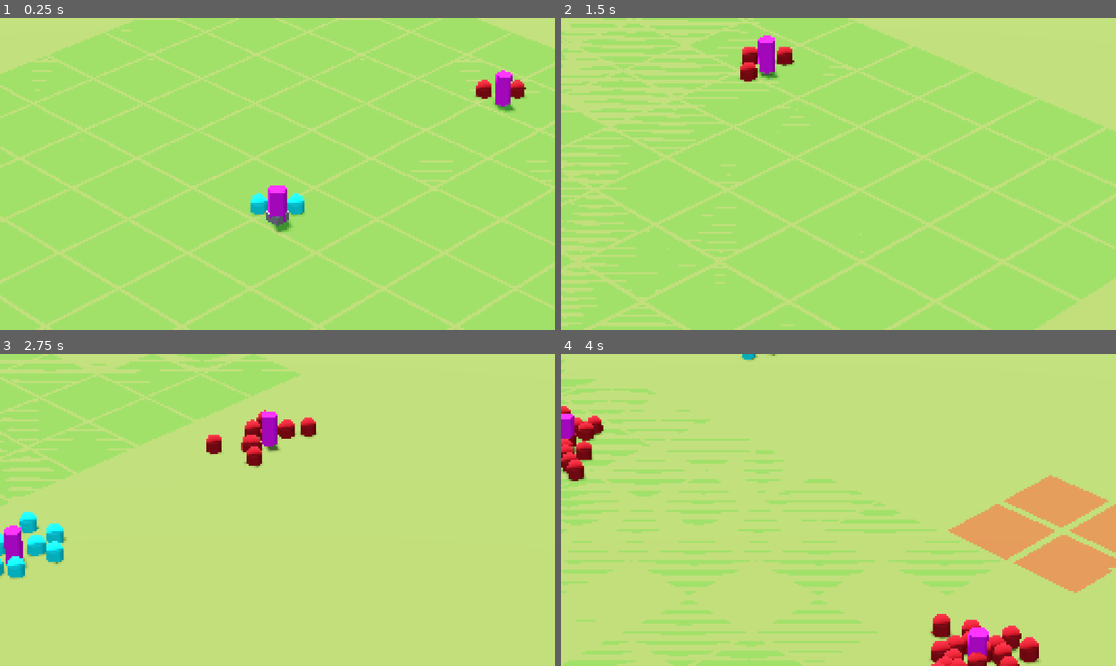
Above: before the commit, frames 1-4 (two rows, left to right).
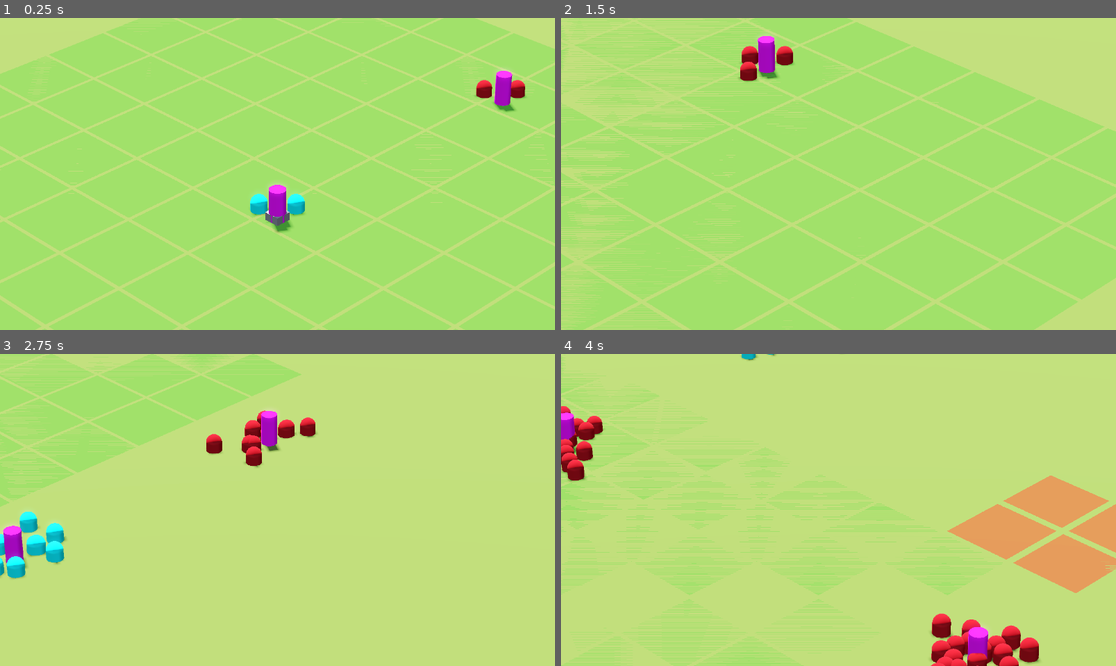
Above: after the commit, the same moments.

Repository: jalejr/Incrememental
Game: Godot game, scene res://scenes/game/game.tscn
Same seed, same stepped clock (60 frames per second), same inputs: the game is played once before the commit and once after it. The engine's default icon, where the game draws it, is replaced by a stand-in: a white triangle on a blue panel in a dark square.
Inputs (mouse positions are in pixels of both pictures, inside the frame that each line leads up to):
- Up to frame 1 (0.25 s): no input
- Up to frame 2 (1.5 s): tap Enter (enter) at 0.5 s; move the mouse to (960, 158) at 0.52 s; hold Right (right) 0.53-1.28 s; hold Mouse wheel up (camera_zoom_in) 0.53-1.28 s; move the mouse to (727, 189) at 1.27 s; hold S (backward) from 1.28 s (still down); tap Mouse wheel down (camera_zoom_out) at 1.35 s
- Up to frame 3 (2.75 s): move the mouse to (333, 441) at 2.02 s; release S (backward) at 2.03 s; hold Right (right) from 2.03 s (still down); tap Enter (enter) at 2.1 s
- Up to frame 4 (4 s): move the mouse to (810, 572) at 2.77 s; release Right (right) at 2.78 s; hold W (forward) 2.78-3.53 s; click (810, 572) at 2.85 s; move the mouse to (1005, 556) at 3.52 s; hold A (left) from 3.53 s (still down); tap F (test) at 3.6 s

The runs differ from the first frame. In frame 1, 2.6% of the frame differs, in the area x 0-100%, y 0-100%; in frame 2, 6.4%; in frame 3, 2.2%; in frame 4, 9.7%.
Error in both runs: Cannot call method 'storage_buffer_create' on a null value. (res://scripts/compositor/edge_detection_compositor.gd:20)

Commit message:
Changes made for particle damage numbers

Diff:
--- a/project.godot
+++ b/project.godot
@@ -18,6 +18,12 @@
 [autoload]
 
 EventBus="*res://scripts/global/event_bus.gd"
+NumberParticles="*res://scenes/particles/number_particles.tscn"
+
+[display]
+
+window/size/viewport_width=1920
+window/size/viewport_height=1080
 
 [dotnet]
 
@@ -26,6 +32,7 @@
 [file_customization]
 
 folder_colors={
+"res://assets/": "red",
 "res://resources/": "yellow",
 "res://scenes/": "orange",
 "res://script_templates/": "gray",
--- a/scenes/game/game.tscn
+++ b/scenes/game/game.tscn
@@ -71,11 +71,10 @@
 grow_horizontal = 2
 grow_vertical = 2
 stretch = true
-stretch_shrink = 4
 
 [node name="SubViewport" type="SubViewport" parent="Node3D/SubViewportContainer"]
 handle_input_locally = false
-size = Vector2i(288, 162)
+size = Vector2i(1152, 648)
 render_target_update_mode = 4
 
 [node name="WorldEnvironment" type="WorldEnvironment" parent="Node3D/SubViewportContainer/SubViewport"]
--- /dev/null
+++ b/scenes/materials/number_material_for_mesh.tres
@@ -0,0 +1,9 @@
+[gd_resource type="ShaderMaterial" load_steps=3 format=3 uid="uid://gx7i1ocm6mm"]
+
+[ext_resource type="Shader" uid="uid://de54xgl8vq1qv" path="res://shaders/spatial/number_mesh_for_particle.gdshader" id="1_dmt4d"]
+[ext_resource type="Texture2D" uid="uid://lpxj6c8exu2y" path="res://assets/textures/number_atlas.png" id="2_hh7ui"]
+
+[resource]
+render_priority = 0
+shader = ExtResource("1_dmt4d")
+shader_parameter/number_atlas = ExtResource("2_hh7ui")
--- /dev/null
+++ b/scenes/materials/number_material_for_process.tres
@@ -0,0 +1,11 @@
+[gd_resource type="ShaderMaterial" load_steps=3 format=3 uid="uid://dwlfdnqxy0qg"]
+
+[ext_resource type="Shader" uid="uid://b4761f4qpe0p8" path="res://shaders/particle/number_particle.gdshader" id="1_eg8co"]
+[ext_resource type="Texture2D" uid="uid://lpxj6c8exu2y" path="res://assets/textures/number_atlas.png" id="2_65xuq"]
+
+[resource]
+shader = ExtResource("1_eg8co")
+shader_parameter/number_atlas = ExtResource("2_65xuq")
+shader_parameter/digits_per_row = 10
+shader_parameter/total_rows = 1
+shader_parameter/digit_width = 0.1
--- /dev/null
+++ b/scenes/particles/number_particles.tscn
@@ -0,0 +1,16 @@
+[gd_scene load_steps=4 format=3 uid="uid://btemnpwvklqy6"]
+
+[ext_resource type="Material" uid="uid://gx7i1ocm6mm" path="res://scenes/materials/number_material_for_mesh.tres" id="1_2lmsu"]
+[ext_resource type="Material" uid="uid://dwlfdnqxy0qg" path="res://scenes/materials/number_material_for_process.tres" id="1_aqkgl"]
+
+[sub_resource type="QuadMesh" id="QuadMesh_23yu8"]
+material = ExtResource("1_2lmsu")
+size = Vector2(2.438, 1)
+
+[node name="NumberParticles" type="GPUParticles3D"]
+emitting = false
+amount = 200
+visibility_aabb = AABB(-1000, -100, -1000, 2000, 200, 2000)
+transform_align = 3
+process_material = ExtResource("1_aqkgl")
+draw_pass_1 = SubResource("QuadMesh_23yu8")
--- a/scripts/compositor/edge_detection_compositor.gd
+++ b/scripts/compositor/edge_detection_compositor.gd
@@ -38,7 +38,7 @@
 		return
 
 	# Compile our shader.
-	var shader_file := load("res://shaders/edge_detection_shader.glsl")
+	var shader_file := load("res://shaders/compositor/edge_detection_shader.glsl")
 	var shader_spirv: RDShaderSPIRV = shader_file.get_spirv()
 
 	shader = rd.shader_create_from_spirv(shader_spirv)
--- a/scripts/entities/units/unit.gd
+++ b/scripts/entities/units/unit.gd
@@ -103,6 +103,20 @@
 func take_damage(damage: float, source_pos: Vector3, context: Dictionary):
 	@warning_ignore("narrowing_conversion")
 	context.damage_queue[self] = maxi(1, damage - stats.armor)
+	var custom_data = Color(
+		damage,
+		0.0,
+		0.0,
+		randf_range(-0.3, 0.3)
+	)
+	var transform = Transform3D(Basis(), position)
+	NumberParticles.emit_particle(
+		transform,
+		Vector3.ZERO,
+		Color.WHITE,
+		custom_data,
+		1 | 16
+	)
 	show_hit_effect(source_pos)
 
 
--- /dev/null
+++ b/shaders/particle/number_particle.gdshader
@@ -0,0 +1,47 @@
+shader_type particles;
+
+uniform sampler2D number_atlas : source_color;
+
+uniform int digits_per_row = 10;  // 0-9 in one row
+uniform int total_rows = 1;       // Normal
+uniform float digit_width = 0.1;  // 1.0 / 10 = 0.1 (10 digits)
+
+void start() {
+	CUSTOM.a = TIME;
+
+	//float horizontal_offset = CUSTOM.a;
+	//TRANSFORM[3].x += horizontal_offset;
+}
+
+void process() {
+	float elapsed = TIME - CUSTOM.a;
+	float progress = elapsed / LIFETIME;
+
+	ACTIVE = progress < 1.0;
+
+
+	VELOCITY.y = 2.0 * (1.0 - progress * 0.5);  // Slow down over time
+
+	TRANSFORM[3].xyz += VELOCITY * DELTA;
+
+	float alpha = (1.0 - smoothstep(0.7, 1.0, progress));
+
+	float is_critical = CUSTOM.g;
+	float is_heal = CUSTOM.b;
+
+	float scale = mix(1.0, 1.5, is_critical);
+
+	float pulse = sin(progress * 3.14159 * 2.0) * 0.1;
+	scale += pulse * is_critical;
+	scale = mix(scale, 0.9, is_heal);
+	TRANSFORM[0].xyz *= scale;
+	TRANSFORM[1].xyz *= scale;
+	TRANSFORM[2].xyz *= scale;
+
+	float damage = CUSTOM.r;
+
+	COLOR.r = damage / 1000.0;
+	COLOR.g = is_critical;
+	COLOR.b = 0.0;  // Unused
+	COLOR.a = alpha;
+}
--- /dev/null
+++ b/shaders/spatial/number_mesh_for_particle.gdshader
@@ -0,0 +1,40 @@
+shader_type spatial;
+render_mode unshaded, cull_disabled, blend_mix;
+
+uniform sampler2D number_atlas : source_color;
+
+void fragment() {
+	float damage = COLOR.r * 1000.0;  // Unpack (0-999)
+	float is_critical = COLOR.g;
+	float alpha = COLOR.a;
+
+	float uv_scaled = UV.x * 3.0;
+	int digit_index = int(uv_scaled);
+	float local_uv = fract(uv_scaled);
+
+	int damage_int = int(round(damage));
+	int hundreds = (damage_int / 100) % 10;
+	int tens = (damage_int / 10) % 10;
+	int ones = damage_int % 10;
+
+	float digit_float = float(ones);  // Default to ones
+	digit_float = mix(digit_float, float(tens), float(digit_index == 1));
+	digit_float = mix(digit_float, float(hundreds), float(digit_index == 0));
+	int digit = int(digit_float);
+
+	float show_this_digit = 1.0;
+	show_this_digit *= mix(1.0, float(damage_int >= 100), float(digit_index == 0));
+	show_this_digit *= mix(1.0, float(damage_int >= 10), float(digit_index == 1));
+
+	float atlas_u = (float(digit) + local_uv) * 0.1;  // 0.1 = 1/10 digits
+
+	float row_height = 1.0;
+	float atlas_v = fract(UV.y) * row_height;
+	atlas_v += is_critical * row_height;
+
+	vec2 atlas_uv = vec2(atlas_u, atlas_v);
+	vec4 tex = texture(number_atlas, atlas_uv);
+
+	ALBEDO = tex.rgb;
+	ALPHA = tex.a * alpha * show_this_digit;
+}
Binary file added: assets/textures/number_atlas.png
Not shown, added: assets/textures/number_atlas.png.import
Renamed: shaders/edge_detection_shader.glsl -> shaders/compositor/edge_detection_shader.glsl
Not shown, added: shaders/compositor/edge_detection_shader.glsl.import
Renamed: shaders/no_normal_edge_detection_shader.glsl -> shaders/compositor/no_normal_edge_detection_shader.glsl
Not shown, added: shaders/compositor/no_normal_edge_detection_shader.glsl.import
Not shown, removed: shaders/edge_detection_shader.glsl.import
Not shown, removed: shaders/no_normal_edge_detection_shader.glsl.import
Not shown, added: shaders/particle/number_particle.gdshader.uid
Not shown, added: shaders/spatial/number_mesh_for_particle.gdshader.uid
